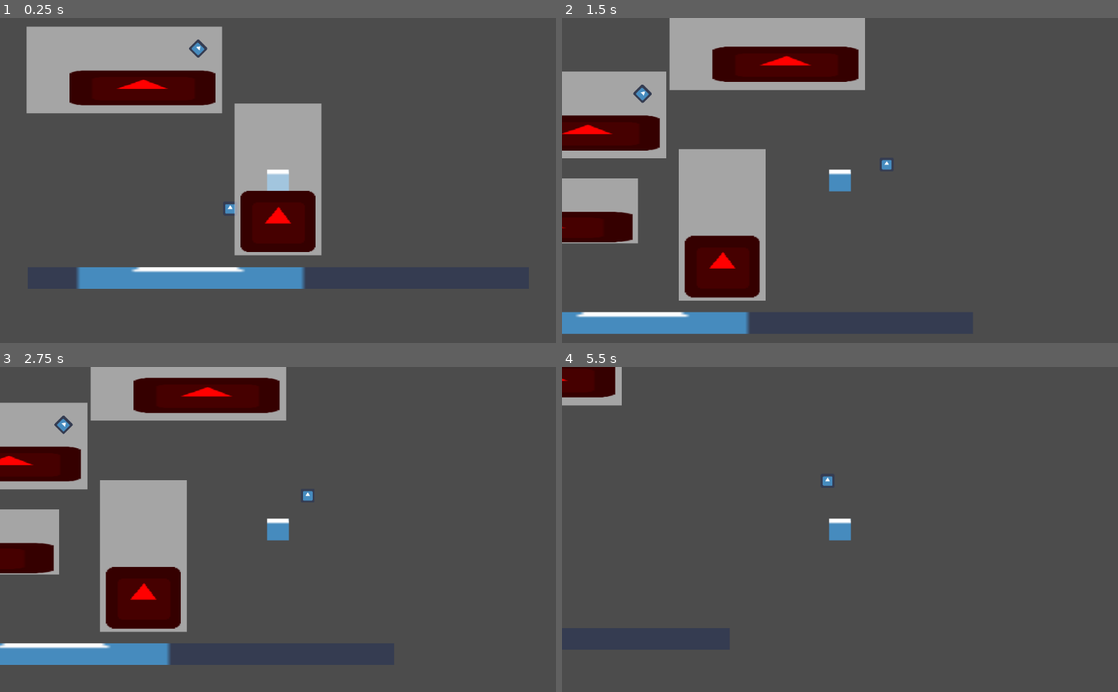
Above: before the commit, frames 1-4 (two rows, left to right).
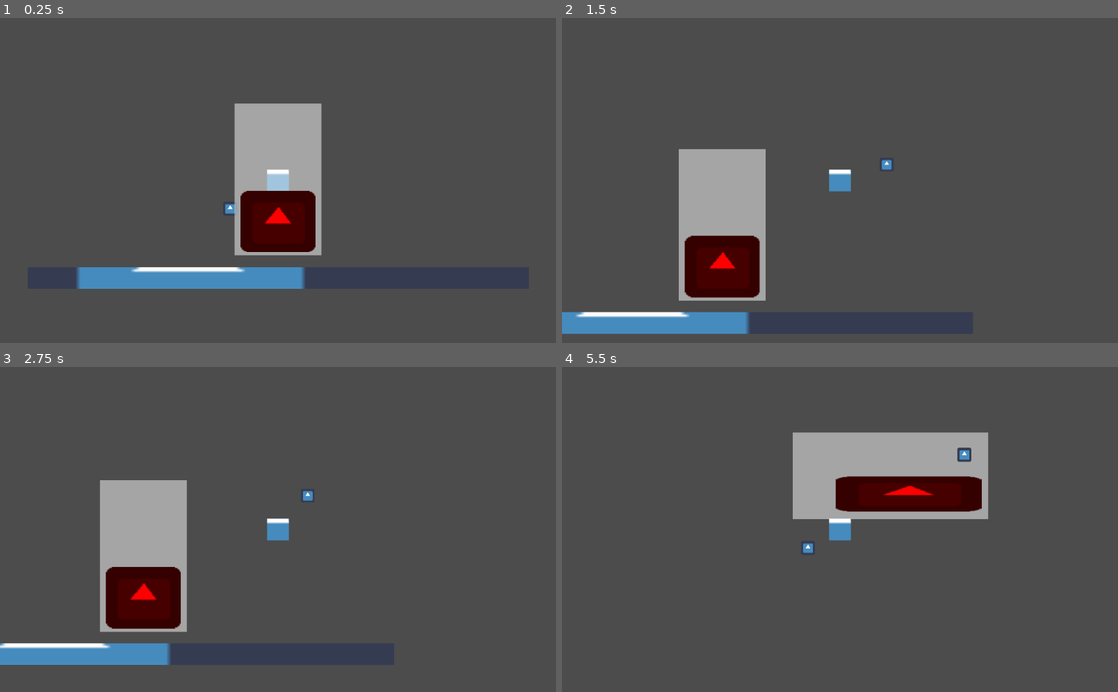
Above: after the commit, the same moments.

Repository: mdrgon1/GWJ-22-Spinzo
Game: Godot game, scene res://Main.tscn
The game is run twice, just before and just after one commit, with the same random seed, the same clock (stepped at 60 frames per second) and the same inputs. The engine's default icon, where the game draws it, is replaced by a stand-in: a white triangle on a blue panel in a dark square.
Inputs:
- Up to frame 1 (0.25 s): no input
- Up to frame 2 (1.5 s): hold E (throw_ball) 0.53-1.28 s; hold Right (move_right) from 0.53 s (still down); tap W (jump) at 0.77 s; tap X at 1.35 s
- Up to frame 3 (2.75 s): tap W (jump) at 1.52 s; release Right (move_right) at 2.03 s; hold A (move_left) from 2.03 s (still down); hold E (throw_ball) from 2.03 s (still down)
- Up to frame 4 (5.5 s): release A (move_left) at 2.78 s; release E (throw_ball) at 2.78 s; hold Right (move_right) 2.78-4.28 s; tap X at 2.85, 4.35 s; tap W (jump) at 3.02, 3.77, 4.52 s; hold E (throw_ball) 3.53-4.28 s; hold A (move_left) 4.28-5.03 s; hold Right (move_right) from 5.03 s (still down); hold E (throw_ball) from 5.03 s (still down)

The runs differ from the first frame. In frame 1, 9.3% of the frame differs, in the area x 4-40%, y 2-30%; in frame 2, 15%, in the area x 0-55%, y 0-70%; in frame 3, 12%; in frame 4, 11%.

Commit message:
level despawning now uses rect_bounds

Diff:
--- a/Project/Scripts/LevelTemplate.gd
+++ b/Project/Scripts/LevelTemplate.gd
@@ -12,11 +12,6 @@
 	if(Engine.is_editor_hint()):
 		update()
 
-	# clean out deleted levels
-	for i in range(following_levels.size()):
-		if(is_instance_valid(following_levels[i])):
-			following_levels.remove(i)
-			break
 
 func _draw():
 	draw_rect(bounds_rect, Color(1, 1, 1, 0.5))
--- a/Project/Scripts/MainLevel.gd
+++ b/Project/Scripts/MainLevel.gd
@@ -1,13 +1,19 @@
-extends Node
+extends Node2D
 
 const IN_FRAME_BUFFER = 0
-const LEVEL_SPAWN_BOUNDS = Rect2(Vector2(-100, -10), Vector2(100, -80))
-const SPAWN_THRESHOLD_X = 700
+const LEVEL_SPAWN_BOUNDS = Rect2(Vector2(-100, -50), Vector2(200, -150))
+const DESPAWN_RECT = Rect2(Vector2(-150, -100), Vector2(150 * 2, 600))
 
 var num_levels = 3
 var active_levels = []
 
 onready var camera : Camera2D = $Camera2D
+
+func _draw():
+	var despawn_bounds = LEVEL_SPAWN_BOUNDS
+	#despawn_bounds.position += camera.position
+
+	#draw_rect(despawn_bounds, Color(1, 1, 1, 0.5))
 
 func _process(delta):
 
@@ -19,23 +25,28 @@
 	if(active_levels.size() >= 2):
 		pass
 
+	var despawn_bounds = DESPAWN_RECT
+	despawn_bounds.position += camera.position
+
+	update()
+
 	for i in range(active_levels.size()):
 		var level = active_levels[i]
+		var level_bounds = level.bounds_rect
+		level_bounds.position += level.position
 
 		# despawn levels
 		if(!is_instance_valid(level)):
 			active_levels.remove(i)
 			break;
 
-		var lower_bound = camera.position.y + ProjectSettings.get_setting("display/window/size/height") * camera.zoom.y + IN_FRAME_BUFFER
-		var upper_bound = camera.position.y * 2 - lower_bound
-		if(level.position.y > lower_bound):
+		if(!level_bounds.intersects(despawn_bounds)):
 			level.queue_free()
 			active_levels.erase(level)
 			break
 
 		# create new levels if necessary
-		if(level.following_levels.size() == 0 && level.position.y >= upper_bound && abs(level.position.x - camera.position.x) < SPAWN_THRESHOLD_X):
+		if(level.following_levels.size() == 0 && despawn_bounds.encloses(level_bounds)):
 			for j in range((randi() % 2) + 1):
 				var new_level_pos = Vector2(randf(), randf())
 				new_level_pos.x *= LEVEL_SPAWN_BOUNDS.size.x
